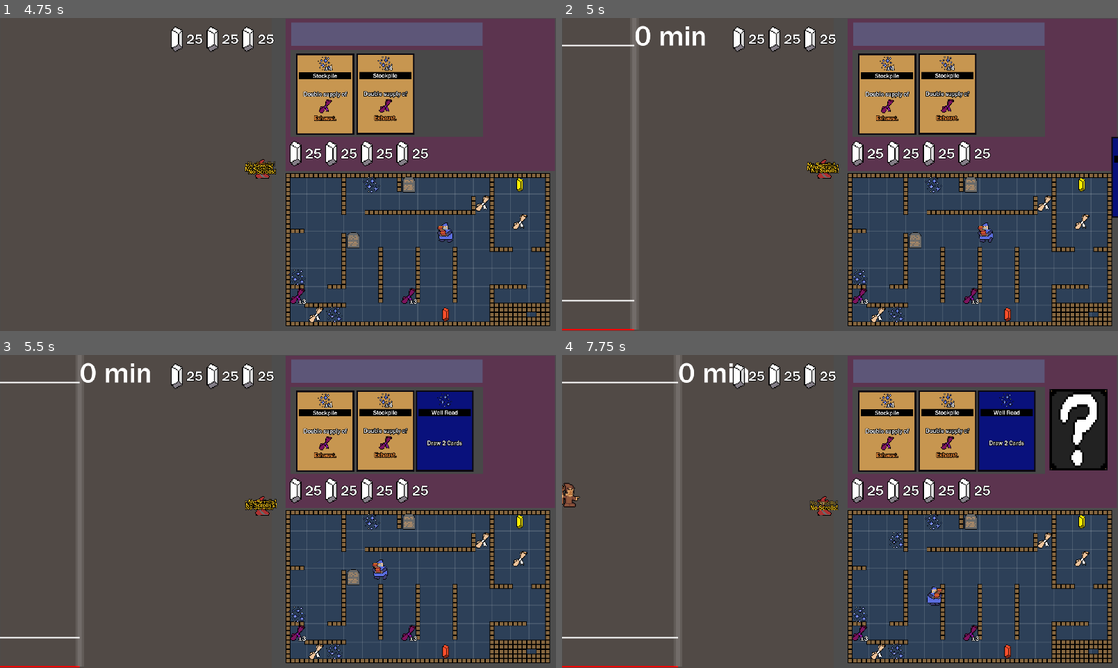
Above: before the commit, frames 1-4 (two rows, left to right).
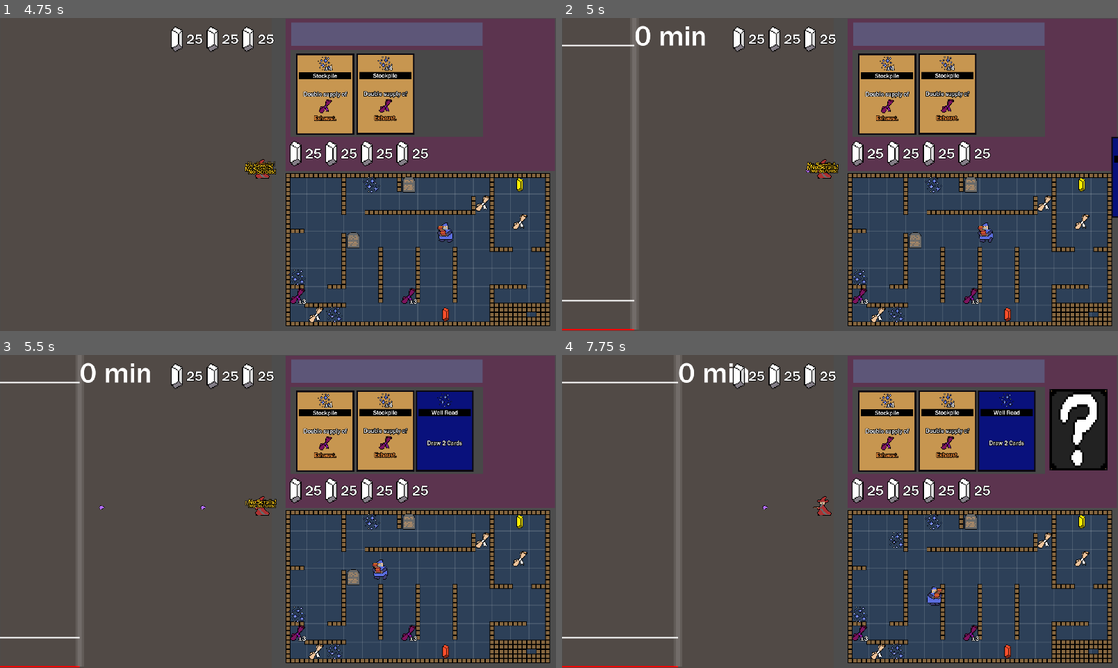
Above: after the commit, the same moments.

Repository: oliveman521/We-Wizards-Three
Game: Godot game, scene res://Scenes/GameScene.tscn
Two runs of this game, one before a commit and one after it. Both use one fixed random seed, a clock stepped at 60 frames per second and the inputs below. This scene is started directly instead of the project's main scene.
Inputs (mouse positions are in pixels of both pictures, inside the frame that each line leads up to):
- Up to frame 1 (4.75 s): click (322, 93) at 0.52 s; move the mouse to (400, 158) at 1.27 s; hold Right (labyrinth_right) 1.28-2.03 s; hold F (ship_shoot1) 1.28-2.03 s; click (400, 158) at 1.42 s; tap G (ship_shoot2) at 1.55, 2.1, 3.8 s; tap Enter at 2 s; move the mouse to (166, 190) at 2.02 s; hold Down (labyrinth_down) 2.03-2.78 s; tap H (ship_shoot3) at 2.3, 2.85, 4.55 s; move the mouse to (333, 105) at 2.77 s; hold Right (labyrinth_right) 2.78-3.53 s; hold F (ship_shoot1) 2.78-3.53 s; tap Space at 3.5 s; move the mouse to (250, 237) at 3.52 s; hold Up (labyrinth_up) 3.53-4.28 s; tap Ctrl (labyrinth_boost) at 3.6 s; click (250, 237) at 3.67 s; move the mouse to (444, 221) at 4.27 s; hold Left (labyrinth_left) from 4.28 s (still down); hold F (ship_shoot1) from 4.28 s (still down)
- Up to frame 2 (5 s): keep holding Left (labyrinth_left); keep holding F (ship_shoot1); tap K (debug_mode) at 4.9 s
- Up to frame 3 (5.5 s): keep holding Left (labyrinth_left); move the mouse to (111, 464) at 5.02 s; release F (ship_shoot1) at 5.03 s; tap G (ship_shoot2) at 5.1 s; tap F (ship_shoot1) at 5.3 s
- Up to frame 4 (7.75 s): move the mouse to (867, 511) at 5.77 s; release Left (labyrinth_left) at 5.78 s; hold Down (labyrinth_down) 5.78-6.53 s; tap H (ship_shoot3) at 5.85, 6.8 s; click (867, 511) at 5.92 s; tap G (ship_shoot2) at 6.05 s; move the mouse to (756, 433) at 6.52 s; hold Right (labyrinth_right) 6.53-7.28 s; tap P at 6.6 s; move the mouse to (962, 495) at 7.27 s; hold Up (labyrinth_up) from 7.28 s (still down); hold O from 7.28 s (still down); tap F (ship_shoot1) at 7.55 s

Frame 1 is identical in both runs. In frame 2, less than 0.1% of the frame differs, in the area x 43-50%, y 47-50%; in frame 3, 0.1%; in frame 4, 0.3%, in the area x 0-50%, y 40-50%.
Error in both runs: Cannot call method 'instantiate' on a null value. (res://UI/Supply_UI.gd:21)

Commit message:
Card Balance Changes. New Bonus Level

Diff:
--- a/Cards/Card Pool/card_belphegor's_deal.tscn
+++ b/Cards/Card Pool/card_belphegor's_deal.tscn
@@ -32,7 +32,7 @@
 
 [node name="Card Face Margin_VBoxContainer_Effects#MarginContainer_VBoxContainer_Effects#Label" parent="Card Face/Internal Margin/VBoxContainer/Effects" index="0" instance=ExtResource("4_jl8oo")]
 layout_mode = 2
-text = "Spawn 4 snares in the Storeroom"
+text = "Spawn 3 snares in the Storeroom"
 label_settings = SubResource("LabelSettings_n4mn2")
 
 [node name="Card Face Margin_VBoxContainer_Effects#MarginContainer_VBoxContainer_Effects#Label2" parent="Card Face/Internal Margin/VBoxContainer/Effects" index="1" instance=ExtResource("4_jl8oo")]
@@ -42,7 +42,7 @@
 [node name="CardEffect_StoreroomEffects" type="Node" parent="Card Face/Internal Margin/VBoxContainer/Effects" index="2"]
 script = ExtResource("6_grji5")
 spawn_in_storeroom = ExtResource("7_jujw2")
-count = 4
+count = 3
 
 [node name="Damage" type="Node" parent="Card Face/Internal Margin/VBoxContainer/Effects" index="3"]
 script = ExtResource("8_uegu8")
--- a/Cards/Card Pool/card_marutha's_deal.tscn
+++ b/Cards/Card Pool/card_marutha's_deal.tscn
@@ -16,9 +16,9 @@
 outline_size = 8
 outline_color = Color(0, 0, 0, 1)
 
-[node name="Deal With Marutha" instance=ExtResource("1_m4j7l")]
+[node name="Marutha\'s Deal" instance=ExtResource("1_m4j7l")]
 card_type = "Crafting"
-card_name = "Deal With Marutha"
+card_name = "Marutha's Deal"
 
 [node name="Background Color" parent="Card Face" index="0"]
 color = Color(0.780392, 0.588235, 0.313726, 1)
@@ -28,11 +28,11 @@
 supply = ExtResource("3_4o2dq")
 
 [node name="CardName" parent="Card Face/Internal Margin/VBoxContainer/MarginContainer" index="1"]
-text = "Deal With Marutha"
+text = "Marutha's Deal"
 
 [node name="Card Face Margin_VBoxContainer_Effects#MarginContainer_VBoxContainer_Effects#Label" parent="Card Face/Internal Margin/VBoxContainer/Effects" index="0" instance=ExtResource("4_0tx7l")]
 layout_mode = 2
-text = "Spawn 4 Jesters."
+text = "Spawn 3 Jesters."
 label_settings = SubResource("LabelSettings_n4mn2")
 
 [node name="Card Face Margin_VBoxContainer_Effects#MarginContainer_VBoxContainer_Effects#Label2" parent="Card Face/Internal Margin/VBoxContainer/Effects" index="1" instance=ExtResource("4_0tx7l")]
@@ -47,4 +47,4 @@
 [node name="CardEffect_SpawnEnemies" type="Node" parent="Card Face/Internal Margin/VBoxContainer/Effects" index="3"]
 script = ExtResource("6_ec50i")
 enemy_prefab = ExtResource("7_iwkvn")
-count = 4
+count = 3
--- /dev/null
+++ b/Cards/Card Pool/card_scortch.tscn
@@ -0,0 +1,37 @@
+[gd_scene load_steps=6 format=3 uid="uid://5wdcju2fxgnc"]
+
+[ext_resource type="PackedScene" uid="uid://disxs45wl3yv" path="res://Cards/card_base.tscn" id="1_ira1j"]
+[ext_resource type="PackedScene" uid="uid://d335ngol841kr" path="res://Cards/card_supply_icon.tscn" id="2_sm8m8"]
+[ext_resource type="Resource" uid="uid://br1k5yssu1q83" path="res://Supplies/Fire_Gem.tres" id="3_l1ayp"]
+[ext_resource type="Script" path="res://Cards/Card Effects/CardEffect_Damage.gd" id="4_san8k"]
+[ext_resource type="LabelSettings" uid="uid://buqi3tt5804u0" path="res://UI/Fonts/small_text.tres" id="5_x7xlb"]
+
+[node name="Scortch" instance=ExtResource("1_ira1j")]
+scale = Vector2(1, 0.990783)
+card_type = "Fire Damage"
+card_name = "Scortch"
+
+[node name="Background Color" parent="Card Face" index="0"]
+color = Color(0.486275, 0.105882, 0.0352941, 1)
+
+[node name="Fire Gem x2" parent="Card Face/Internal Margin/VBoxContainer/Costs" index="0" instance=ExtResource("2_sm8m8")]
+layout_mode = 2
+supply = ExtResource("3_l1ayp")
+count = 2
+
+[node name="CardName" parent="Card Face/Internal Margin/VBoxContainer/MarginContainer" index="1"]
+text = "Scortch"
+
+[node name="Card Face Margin_VBoxContainer_Effects#CardEffect_Damage" type="Node" parent="Card Face/Internal Margin/VBoxContainer/Effects" index="0"]
+script = ExtResource("4_san8k")
+dmg_type = 1
+amnt = 2
+targets = "Random"
+target_count = 4
+
+[node name="Card Face Margin_VBoxContainer_Effects#Label" type="Label" parent="Card Face/Internal Margin/VBoxContainer/Effects" index="1"]
+layout_mode = 2
+text = "Deal 2 damage to 4 random enemies"
+label_settings = ExtResource("5_x7xlb")
+horizontal_alignment = 1
+autowrap_mode = 2
--- /dev/null
+++ b/Cards/Card Pool/card_scroll_mountain.tscn
@@ -0,0 +1,26 @@
+[gd_scene load_steps=5 format=3 uid="uid://cf2tx5dypsmoq"]
+
+[ext_resource type="PackedScene" uid="uid://disxs45wl3yv" path="res://Cards/card_base.tscn" id="1_wimv8"]
+[ext_resource type="PackedScene" uid="uid://d335ngol841kr" path="res://Cards/card_supply_icon.tscn" id="2_xouro"]
+[ext_resource type="Resource" uid="uid://dun667tokfc1l" path="res://Supplies/essence.tres" id="3_ur5a0"]
+[ext_resource type="Resource" uid="uid://dfoqxs41hjlrc" path="res://Supplies/Mana_Scroll.tres" id="4_hu1ig"]
+
+[node name="Scroll Mountain" instance=ExtResource("1_wimv8")]
+card_type = "Crafting"
+card_name = "Scroll Mountain"
+
+[node name="Background Color" parent="Card Face" index="0"]
+color = Color(0.780392, 0.588235, 0.313726, 1)
+
+[node name="Essence x10" parent="Card Face/Internal Margin/VBoxContainer/Costs" index="0" instance=ExtResource("2_xouro")]
+layout_mode = 2
+supply = ExtResource("3_ur5a0")
+count = 10
+
+[node name="CardName" parent="Card Face/Internal Margin/VBoxContainer/MarginContainer" index="1"]
+text = "Scroll Mountain"
+
+[node name="Mana Scroll x150" parent="Card Face/Internal Margin/VBoxContainer/Effects" index="0" instance=ExtResource("2_xouro")]
+layout_mode = 2
+supply = ExtResource("4_hu1ig")
+count = 150
--- /dev/null
+++ b/Cards/Card Pool/card_well_read+.tscn
@@ -0,0 +1,33 @@
+[gd_scene load_steps=6 format=3 uid="uid://ddx0lb70hxnsq"]
+
+[ext_resource type="PackedScene" uid="uid://disxs45wl3yv" path="res://Cards/card_base.tscn" id="1_qlwtp"]
+[ext_resource type="PackedScene" uid="uid://d335ngol841kr" path="res://Cards/card_supply_icon.tscn" id="2_hk5y3"]
+[ext_resource type="Resource" uid="uid://dun667tokfc1l" path="res://Supplies/essence.tres" id="3_go2hf"]
+[ext_resource type="LabelSettings" uid="uid://buqi3tt5804u0" path="res://UI/Fonts/small_text.tres" id="4_ilykb"]
+[ext_resource type="Script" path="res://Cards/Card Effects/CardEffect_Draw.gd" id="5_rtfrq"]
+
+[node name="Well Read+" instance=ExtResource("1_qlwtp")]
+card_type = "Draw"
+card_name = "Well Read+"
+
+[node name="Background Color" parent="Card Face" index="0"]
+color = Color(0.0352941, 0.0666667, 0.486275, 1)
+
+[node name="Essence x2" parent="Card Face/Internal Margin/VBoxContainer/Costs" index="0" instance=ExtResource("2_hk5y3")]
+layout_mode = 2
+supply = ExtResource("3_go2hf")
+count = 2
+
+[node name="CardName" parent="Card Face/Internal Margin/VBoxContainer/MarginContainer" index="1"]
+text = "Well Read+"
+
+[node name="Card Face Margin_VBoxContainer_Effects#MarginContainer_VBoxContainer_Effects#Label" type="Label" parent="Card Face/Internal Margin/VBoxContainer/Effects" index="0"]
+layout_mode = 2
+text = "Draw 4 Cards"
+label_settings = ExtResource("4_ilykb")
+horizontal_alignment = 1
+autowrap_mode = 2
+
+[node name="Card Face Margin_VBoxContainer_Effects#MarginContainer_VBoxContainer_Effects#CardEffect_Draw" type="Node" parent="Card Face/Internal Margin/VBoxContainer/Effects" index="1"]
+script = ExtResource("5_rtfrq")
+count = 4
--- a/Enemies/Enemy Manager.gd
+++ b/Enemies/Enemy Manager.gd
@@ -39,6 +39,7 @@
 	var y_spawn_max := rect_pos.y - rect_size.y/2
 	new_enemy.global_position = Vector2(x_spawn, randf_range(y_spawn_min,y_spawn_max))
 	add_child(new_enemy)
+	new_enemy.activate()
 
 var inactive_enemies: Array[Enemy]:
 	get:
--- a/Enemies/enemy_seige_engine.tscn
+++ b/Enemies/enemy_seige_engine.tscn
@@ -44,7 +44,7 @@
 
 [node name="Seige Engine" instance=ExtResource("1_qbjvi")]
 enemy_name = "Seige Engine"
-move_speed = 5.0
+move_speed = 8.0
 health = 100.0
 vulnerabilities = Array[int]([1])
 
--- /dev/null
+++ b/Levels/Bonus Level - Seige Engine.tscn
@@ -0,0 +1,14 @@
+[gd_scene load_steps=5 format=3 uid="uid://4l40ype480h"]
+
+[ext_resource type="PackedScene" uid="uid://ddavd71iwja5g" path="res://Levels/template_level.tscn" id="1_7e435"]
+[ext_resource type="Resource" uid="uid://bjgnfhrpwmh30" path="res://Supplies/Tablet.tres" id="2_ieovm"]
+[ext_resource type="Resource" uid="uid://dun667tokfc1l" path="res://Supplies/essence.tres" id="3_a6262"]
+[ext_resource type="PackedScene" uid="uid://c67dhecvk3b28" path="res://Enemies/enemy_seige_engine.tscn" id="5_kwnhh"]
+
+[node name="Bonus Level - Seige Engine" instance=ExtResource("1_7e435")]
+level_name = "Bonus Level - Seige Engine"
+supplies_present = Array[Resource("res://Supplies/Supply.gd")]([ExtResource("2_ieovm"), ExtResource("3_a6262")])
+supplies_spawned_at_once = 10
+
+[node name="Enemy - Seige Engine" parent="Enemy Feed Tape" index="0" instance=ExtResource("5_kwnhh")]
+position = Vector2(-192, 501)
--- a/Levels/template_level.tscn
+++ b/Levels/template_level.tscn
@@ -5,7 +5,7 @@
 [ext_resource type="Resource" uid="uid://dun667tokfc1l" path="res://Supplies/essence.tres" id="2_yhil6"]
 [ext_resource type="Resource" uid="uid://br1k5yssu1q83" path="res://Supplies/Fire_Gem.tres" id="3_65252"]
 [ext_resource type="Script" path="res://Levels/storeroom_size_constrainer.gd" id="3_fgxky"]
-[ext_resource type="Script" path="res://Scripts/Grid.gd" id="3_jg26i"]
+[ext_resource type="Script" path="res://Storeroom/Grid.gd" id="3_jg26i"]
 [ext_resource type="Resource" uid="uid://bb24w4yw0g0k" path="res://Supplies/Lightning_Gem.tres" id="4_hrod8"]
 [ext_resource type="TileSet" uid="uid://cynof41cb1hco" path="res://Levels/StoreroomTiles.tres" id="5_5j6hp"]
 [ext_resource type="Resource" uid="uid://dgsybemasha7i" path="res://Supplies/Blank_Scroll.tres" id="5_m6hne"]
--- a/Prefabs/Wall Prefab.tscn
+++ /dev/null
@@ -1,28 +0,0 @@
-[gd_scene load_steps=2 format=3 uid="uid://ce38jny511ode"]
-
-[sub_resource type="CapsuleShape2D" id="CapsuleShape2D_tdeys"]
-radius = 1.0
-height = 64.0
-
-[node name="WallPrefab" type="StaticBody2D"]
-
-[node name="ColorRect" type="ColorRect" parent="."]
-anchors_preset = 8
-anchor_left = 0.5
-anchor_top = 0.5
-anchor_right = 0.5
-anchor_bottom = 0.5
-offset_left = -32.0
-offset_top = -5.0
-offset_right = 32.0
-offset_bottom = 5.0
-grow_horizontal = 2
-grow_vertical = 2
-scale = Vector2(1, 1.02032)
-size_flags_horizontal = 4
-size_flags_vertical = 4
-color = Color(0.152941, 0.0313726, 0.0352941, 0.780392)
-
-[node name="CollisionShape2D" type="CollisionShape2D" parent="."]
-rotation = 1.5708
-shape = SubResource("CapsuleShape2D_tdeys")
--- a/Projectiles/Explosion.gd
+++ b/Projectiles/Explosion.gd
@@ -11,7 +11,7 @@
 @export var damage_type: GameManager.Damage_Type = GameManager.Damage_Type.FIRE
 @export var post_animation_hold_time: float = 5
 
-var visual_size_multiplier: float = 1.5
+var visual_size_multiplier: float = 1.2
 @onready var visial: AnimatedSprite2D = $"Explosion Visual"
 @onready var explosion_hitbox: Area2D = $"Explosion Hitbox"
 
--- a/Projectiles/explosion.tscn
+++ b/Projectiles/explosion.tscn
@@ -81,7 +81,7 @@
 [node name="Explosion" type="Node2D"]
 position = Vector2(528, 423)
 script = ExtResource("1_gpwec")
-radius = 100.0
+radius = 150.0
 
 [node name="Explosion Hitbox" type="Area2D" parent="."]
 
--- a/Scenes/GameScene.tscn
+++ b/Scenes/GameScene.tscn
@@ -6,7 +6,7 @@
 [ext_resource type="Script" path="res://Levels/feed_tape_debug_graphic.gd" id="4_l8m8i"]
 [ext_resource type="PackedScene" uid="uid://b5t5chbh5x6vr" path="res://Enemies/enemy_peasent.tscn" id="5_fixi5"]
 [ext_resource type="PackedScene" uid="uid://dbc3v7h72rrl8" path="res://Enemies/enemy_knight.tscn" id="6_cjgit"]
-[ext_resource type="Script" path="res://Scenes/StoreroomManager.gd" id="7_1og6d"]
+[ext_resource type="Script" path="res://Storeroom/StoreroomManager.gd" id="7_1og6d"]
 [ext_resource type="Resource" uid="uid://dgsybemasha7i" path="res://Supplies/Blank_Scroll.tres" id="8_clxw8"]
 [ext_resource type="Resource" uid="uid://dun667tokfc1l" path="res://Supplies/essence.tres" id="9_dc2ld"]
 [ext_resource type="Resource" uid="uid://br1k5yssu1q83" path="res://Supplies/Fire_Gem.tres" id="10_5v06q"]
@@ -15,7 +15,7 @@
 [ext_resource type="Texture2D" uid="uid://bnf1qbyi4gps" path="res://Sprites/apprentice.png" id="13_5iwmc"]
 [ext_resource type="Resource" uid="uid://bjgnfhrpwmh30" path="res://Supplies/Tablet.tres" id="13_ynu4b"]
 [ext_resource type="Script" path="res://Levels/storeroom_size_constrainer.gd" id="14_7s006"]
-[ext_resource type="Script" path="res://Scripts/Grid.gd" id="15_y83i1"]
+[ext_resource type="Script" path="res://Storeroom/Grid.gd" id="15_y83i1"]
 [ext_resource type="TileSet" uid="uid://cynof41cb1hco" path="res://Levels/StoreroomTiles.tres" id="16_i7p3x"]
 [ext_resource type="Script" path="res://Scripts/Apprentice_Character_Controller.gd" id="17_866m0"]
 [ext_resource type="Script" path="res://Cards/CardManager.gd" id="19_pbgl2"]
@@ -23,6 +23,7 @@
 [ext_resource type="AudioStream" uid="uid://cluutx7eq6nwh" path="res://Cards/Card Sounds/card_sliding.wav" id="20_tsk7n"]
 [ext_resource type="LabelSettings" uid="uid://csj8lqpyqucr2" path="res://UI/Fonts/large_text.tres" id="21_5p0wj"]
 [ext_resource type="PackedScene" uid="uid://btsj4ae1ih5n1" path="res://UI/supply_ui.tscn" id="22_orqwg"]
+[ext_resource type="Texture2D" uid="uid://bj6e14qigcant" path="res://Sprites/Essence.png" id="23_8aelf"]
 [ext_resource type="Resource" uid="uid://bow64ukpfnomj" path="res://Supplies/Fire_Scroll.tres" id="23_ncq1s"]
 [ext_resource type="Resource" uid="uid://0wqn3ujbcm2j" path="res://Supplies/Lightning_Scroll.tres" id="24_0jap5"]
 [ext_resource type="Script" path="res://UI/Health_UI.gd" id="25_kiqjr"]
@@ -307,10 +308,10 @@
 
 [node name="Combo Display" type="MarginContainer" parent="."]
 unique_name_in_owner = true
-offset_left = 1704.0
-offset_top = 1000.0
-offset_right = 1886.0
-offset_bottom = 1055.0
+offset_left = 1694.0
+offset_top = 998.0
+offset_right = 1897.0
+offset_bottom = 1053.0
 
 [node name="Combo Background" type="ColorRect" parent="Combo Display"]
 layout_mode = 2
@@ -318,8 +319,8 @@
 
 [node name="Control" type="MarginContainer" parent="Combo Display"]
 layout_mode = 2
-theme_override_constants/margin_left = 10
-theme_override_constants/margin_right = 10
+theme_override_constants/margin_left = 5
+theme_override_constants/margin_right = 5
 
 [node name="H Box Container" type="HBoxContainer" parent="Combo Display/Control"]
 layout_mode = 2
@@ -335,6 +336,13 @@
 layout_mode = 2
 text = "0"
 label_settings = ExtResource("21_5p0wj")
+
+[node name="Combo Type Icon" type="TextureRect" parent="Combo Display/Control/H Box Container"]
+unique_name_in_owner = true
+custom_minimum_size = Vector2(40, 40)
+layout_mode = 2
+texture = ExtResource("23_8aelf")
+stretch_mode = 5
 
 [node name="Enchanter Supplies" type="HBoxContainer" parent="."]
 offset_left = 991.0
--- a/Scenes/Level Select Scene.tscn
+++ b/Scenes/Level Select Scene.tscn
@@ -20,6 +20,7 @@
 [ext_resource type="PackedScene" uid="uid://cde83i8rqdtlj" path="res://Scenes/Level Select Map/Map Nodes/MapNode_New_Ability.tscn" id="15_oso2k"]
 [ext_resource type="PackedScene" uid="uid://dt27624gh16cs" path="res://Cards/Card Pool/card_singe.tscn" id="15_wpld2"]
 [ext_resource type="PackedScene" uid="uid://dmdss2aqbb1lg" path="res://Levels/Level 2.tscn" id="16_okn0a"]
+[ext_resource type="PackedScene" uid="uid://4l40ype480h" path="res://Levels/Bonus Level - Seige Engine.tscn" id="18_7emhd"]
 [ext_resource type="PackedScene" uid="uid://ccqqvfnjhvb3t" path="res://Cards/Card Pool/card_supercharge.tscn" id="19_0o358"]
 [ext_resource type="PackedScene" uid="uid://bhq4tuy1yifyy" path="res://Cards/Card Pool/card_scortched_earth.tscn" id="20_tkhon"]
 [ext_resource type="PackedScene" uid="uid://c3nxruvppvko5" path="res://Cards/Card Pool/card_well_read.tscn" id="21_bj66l"]
@@ -30,6 +31,7 @@
 [ext_resource type="PackedScene" uid="uid://50477ao4osxc" path="res://Levels/Level 3b - Super Silly.tscn" id="24_0bg83"]
 [ext_resource type="PackedScene" uid="uid://ddmofotpnip81" path="res://Levels/Level 3A - (s)Laughter.tscn" id="24_j8tib"]
 [ext_resource type="PackedScene" uid="uid://6685qupifd8s" path="res://Cards/Card Pool/card_fire_ball_recipe.tscn" id="24_rjnis"]
+[ext_resource type="PackedScene" uid="uid://cf2tx5dypsmoq" path="res://Cards/Card Pool/card_scroll_mountain.tscn" id="25_1n2im"]
 [ext_resource type="PackedScene" uid="uid://dio6uti0xbamv" path="res://Levels/Level 4 - Knights.tscn" id="25_q6lle"]
 [ext_resource type="PackedScene" uid="uid://don0td5sje72h" path="res://Levels/Level 5a - Silly Arrows.tscn" id="26_a0t0h"]
 [ext_resource type="PackedScene" uid="uid://cgklhf7q88enf" path="res://Cards/Card Pool/card_shock.tscn" id="26_cxv1b"]
@@ -39,6 +41,7 @@
 [ext_resource type="PackedScene" uid="uid://ddysngdfm7vje" path="res://Levels/Bonus Level - No Draw.tscn" id="30_knvvg"]
 [ext_resource type="PackedScene" uid="uid://cthet27f7cioc" path="res://Levels/Level 6.tscn" id="33_fxcku"]
 [ext_resource type="PackedScene" uid="uid://dfuh7fif3lr3e" path="res://Cards/Card Pool/card_lightning_scroll_recipe.tscn" id="33_kctbv"]
+[ext_resource type="PackedScene" uid="uid://ddx0lb70hxnsq" path="res://Cards/Card Pool/card_well_read+.tscn" id="34_ttysr"]
 [ext_resource type="PackedScene" uid="uid://o3tq5x43hvo7" path="res://Levels/Level 7 - Knightfall.tscn" id="35_f7wne"]
 [ext_resource type="PackedScene" uid="uid://djyq018lrnfov" path="res://Levels/Level 666.tscn" id="36_gc4ss"]
 [ext_resource type="Texture2D" uid="uid://c5da5jr0p5j5o" path="res://Sprites/Map Doodles/devil horns.png" id="37_xackh"]
@@ -198,7 +201,23 @@
 offset_right = 973.0
 offset_bottom = 104.0
 level = ExtResource("16_okn0a")
-connected_map_nodes = [NodePath("../Cards - Supercharge (+2 others)"), NodePath("../Ability - Max Combo")]
+connected_map_nodes = [NodePath("../Cards - Supercharge (+2 others)"), NodePath("../Ability - Max Combo"), NodePath("../Level - Bonus Level - Seige Engine")]
+
+[node name="Level - Bonus Level - Seige Engine" parent="Map Manager" node_paths=PackedStringArray("connected_map_nodes") instance=ExtResource("3_qvwta")]
+offset_left = 1117.0
+offset_top = 51.0
+offset_right = 1250.0
+offset_bottom = 99.0
+level = ExtResource("18_7emhd")
+connected_map_nodes = [NodePath("../Level - Level 2"), NodePath("../Cards - Scroll Mountain")]
+
+[node name="Cards - Marutha\'s Deal (+2 others)" parent="Map Manager" node_paths=PackedStringArray("connected_map_nodes") instance=ExtResource("5_64jv8")]
+offset_left = 1126.0
+offset_top = 265.0
+offset_right = 1178.0
+offset_bottom = 313.0
+cards = Array[PackedScene]([ExtResource("23_rlx2y"), ExtResource("20_tkhon"), ExtResource("15_wpld2")])
+connected_map_nodes = [NodePath("../Level - Level 3b - Super Silly")]
 
 [node name="Cards - Supercharge (+2 others)" parent="Map Manager" node_paths=PackedStringArray("connected_map_nodes") instance=ExtResource("5_64jv8")]
 offset_left = 875.0
@@ -216,13 +235,13 @@
 cards = Array[PackedScene]([ExtResource("21_lx1sb"), ExtResource("21_lwsqc"), ExtResource("14_3vtqq"), ExtResource("21_bj66l")])
 connected_map_nodes = [NodePath("../Level - Level 3A - (s)Laughter")]
 
-[node name="Cards - Marutha\'s Deal (+2 others)" parent="Map Manager" node_paths=PackedStringArray("connected_map_nodes") instance=ExtResource("5_64jv8")]
-offset_left = 1126.0
-offset_top = 265.0
-offset_right = 1178.0
-offset_bottom = 313.0
-cards = Array[PackedScene]([ExtResource("23_rlx2y"), ExtResource("20_tkhon"), ExtResource("15_wpld2")])
-connected_map_nodes = [NodePath("../Level - Level 3b - Super Silly")]
+[node name="Cards - Scroll Mountain" parent="Map Manager" node_paths=PackedStringArray("connected_map_nodes") instance=ExtResource("5_64jv8")]
+offset_left = 1421.0
+offset_top = 50.0
+offset_right = 1473.0
+offset_bottom = 98.0
+cards = Array[PackedScene]([ExtResource("25_1n2im")])
+connected_map_nodes = [NodePath("../Level - Bonus Level - Seige Engine")]
 
 [node name="Level - Level 3A - (s)Laughter" parent="Map Manager" node_paths=PackedStringArray("connected_map_nodes") instance=ExtResource("3_qvwta")]
 offset_left = 716.0
@@ -238,7 +257,7 @@
 offset_right = 1074.0
 offset_bottom = 311.0
 level = ExtResource("24_0bg83")
-connected_map_nodes = [NodePath("../Cards - Supercharge (+2 others)"), NodePath("../Cards - Marutha\'s Deal (+2 others)"), NodePath("../Cards - Fire Ball Recipe (+3 others)")]
+connected_map_nodes = [NodePath("../Cards - Supercharge (+2 others)"), NodePath("../Cards - Fire Ball Recipe (+3 others)"), NodePath("../Cards - Marutha\'s Deal (+2 others)")]
 
 [node name="Cards - Fire Ball Recipe (+3 others)" parent="Map Manager" node_paths=PackedStringArray("connected_map_nodes") instance=ExtResource("5_64jv8")]
 offset_left = 862.0
@@ -270,7 +289,7 @@
 offset_right = 1255.0
 offset_bottom = 452.0
 level = ExtResource("29_v2ygy")
-connected_map_nodes = [NodePath("../Level - Level 4 - Knights"), NodePath("../Cards - Magma Spray")]
+connected_map_nodes = [NodePath("../Level - Level 4 - Knights"), NodePath("../Cards - Magma Spray (+1 others)")]
 
 [node name="Ability - Librarian Boost" parent="Map Manager" node_paths=PackedStringArray("connected_map_nodes") instance=ExtResource("15_oso2k")]
 offset_left = 571.0
@@ -305,15 +324,15 @@
 offset_top = 504.0
 offset_right = 1554.0
 offset_bottom = 552.0
-cards = Array[PackedScene]([ExtResource("22_dsx6i"), ExtResource("24_rjnis")])
+cards = Array[PackedScene]([ExtResource("22_dsx6i"), ExtResource("34_ttysr")])
 connected_map_nodes = [NodePath("../Level - Bonus Level - No Draw")]
 
-[node name="Cards - Magma Spray" parent="Map Manager" node_paths=PackedStringArray("connected_map_nodes") instance=ExtResource("5_64jv8")]
+[node name="Cards - Magma Spray (+1 others)" parent="Map Manager" node_paths=PackedStringArray("connected_map_nodes") instance=ExtResource("5_64jv8")]
 offset_left = 1320.0
 offset_top = 331.0
 offset_right = 1372.0
 offset_bottom = 379.0
-cards = Array[PackedScene]([ExtResource("21_lwsqc")])
+cards = Array[PackedScene]([ExtResource("21_lwsqc"), ExtResource("24_rjnis")])
 connected_map_nodes = [NodePath("../Level - Bonus Level - No Essence")]
 
 [node name="Level - Bonus Level - No Draw" parent="Map Manager" node_paths=PackedStringArray("connected_map_nodes") instance=ExtResource("3_qvwta")]
@@ -364,8 +383,8 @@
 level = ExtResource("36_gc4ss")
 connected_map_nodes = [NodePath("../Level - Level 7 - Knightfall")]
 
-[node name="DevilHorns" type="Sprite2D" parent="Map Manager"]
-position = Vector2(1826, 894)
+[node name="DevilHorns" type="Sprite2D" parent="Map Manager/Level - Level 666"]
+position = Vector2(61, -4)
 scale = Vector2(0.410593, 0.391358)
 texture = ExtResource("37_xackh")
 
--- a/Scripts/Apprentice_Character_Controller.gd
+++ b/Scripts/Apprentice_Character_Controller.gd
@@ -10,18 +10,28 @@
 		#update UI
 		var combo_num_label: Label = %"Combo Num Label" as Label
 		var combo_display: Control = %"Combo Display" as Control
+		var combo_type_icon: TextureRect = %"Combo Type Icon" as TextureRect
+
 
 		if max_combo <= 1:
 			combo_display.visible = false
 
 		combo_num_label.text = str(combo)
 
+		if last_pickup_type:
+			combo_type_icon.visible = true
+			combo_type_icon.texture = last_pickup_type.icon
+		else:
+			combo_type_icon.visible = false
+
+var last_pickup_type: Supply
+
+
 var max_combo_bonus: int = 0
 var max_combo: int:
 	get:
 		return 1 + GameManager.current_save.check_unlock("Max Combo") + max_combo_bonus
 
-var last_pickup_type: Supply
 
 @onready var gfx: AnimatedSprite2D = %GFX as AnimatedSprite2D
 @onready var stun_timer: Timer = $"Stun Timer"
@@ -104,9 +114,13 @@
 			combo = 1
 		last_pickup_type = pickup.supply_to_be_gained
 
+		combo = combo #Refreshes the combo graphic again to reflect the new pickup type if its changed
+
+		# Sounds!
 		if combo > 0:
 			pickup.pickup_sound.pitch_scale += 0.1 * combo
 		SoundManager.play_sound(pickup.pickup_sound)
+
 		pickup.supply_to_be_gained.on_pickup(combo * pickup.count_to_be_gained)
 		pickup.queue_free()
 
--- a/Scripts/warlock_controller.gd
+++ b/Scripts/warlock_controller.gd
@@ -54,7 +54,7 @@
 	if fire_cooldown_timer.time_left > 0:
 		return
 
-	if ammo_type.use_supply():
+	if ammo_type.use_supply() or GameManager.debug_mode:
 		var new_projectile: Node2D = ammo_type.projectile_prefab.instantiate()
 		projectile_container.add_child(new_projectile)
 		new_projectile.set_global_position(projectile_spawn_point.global_position)
--- a/UI/popup_text.tscn
+++ b/UI/popup_text.tscn
@@ -1,7 +1,7 @@
 [gd_scene load_steps=5 format=3 uid="uid://14rg16g7dhgq"]
 
 [ext_resource type="LabelSettings" uid="uid://buqi3tt5804u0" path="res://UI/Fonts/small_text.tres" id="1_hxws0"]
-[ext_resource type="Script" path="res://Scripts/Popup_Text.gd" id="1_lyxdu"]
+[ext_resource type="Script" path="res://UI/Popup_Text.gd" id="1_lyxdu"]
 
 [sub_resource type="Curve" id="Curve_gqq20"]
 _data = [Vector2(0.358268, 1), 0.0, 0.0, 0, 0, Vector2(1, 0), -5.5284, 0.0, 0, 0]
--- a/project.godot
+++ b/project.godot
@@ -37,10 +37,10 @@
 [file_customization]
 
 folder_colors={
+"res://Cards/": "blue",
 "res://Enemies/": "red",
 "res://Enemies/Enemy Sprites/": "yellow",
 "res://Levels/": "pink",
-"res://Prefabs/": "purple",
 "res://Projectiles/Projectile Sounds/": "green",
 "res://SaveData/": "blue",
 "res://Sprites/": "yellow"
Not shown: 1 places in Projectiles/explosion-Op-Desktop-2023.tscn that only renumber resources
Not shown: 1 places in Scenes/GameScene.tscn that only renumber resources
Not shown: 1 places in Scenes/Level Select Scene.tscn that only renumber resources
Renamed: Scripts/Grid.gd -> Storeroom/Grid.gd
Renamed: Scenes/StoreroomManager.gd -> Storeroom/StoreroomManager.gd
Renamed: Scripts/Popup_Text.gd -> UI/Popup_Text.gd
Not shown, removed: Prefabs/fal5330.tmp
Not shown, removed: Prefabs/fal72AE.tmp
Not shown, removed: Prefabs/fal7427.tmp
Not shown, removed: Prefabs/fal87DB.tmp
Not shown, removed: Prefabs/falB95A.tmp
Not shown, removed: Prefabs/falE209.tmp
(and 1 more such lines)
